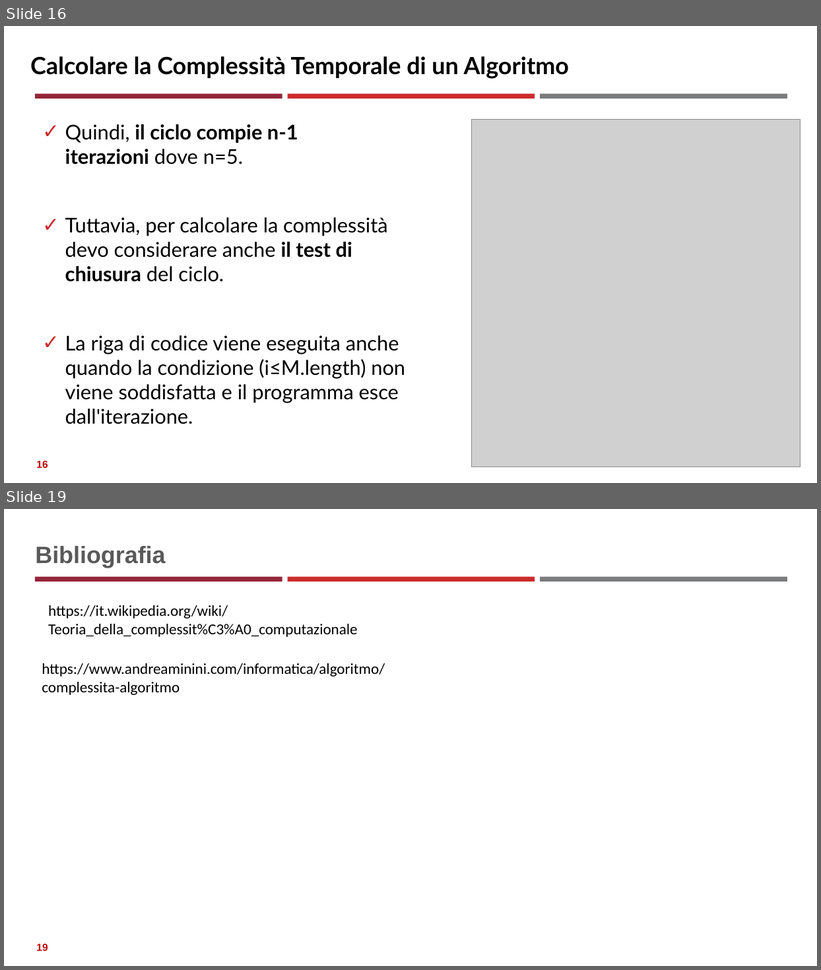
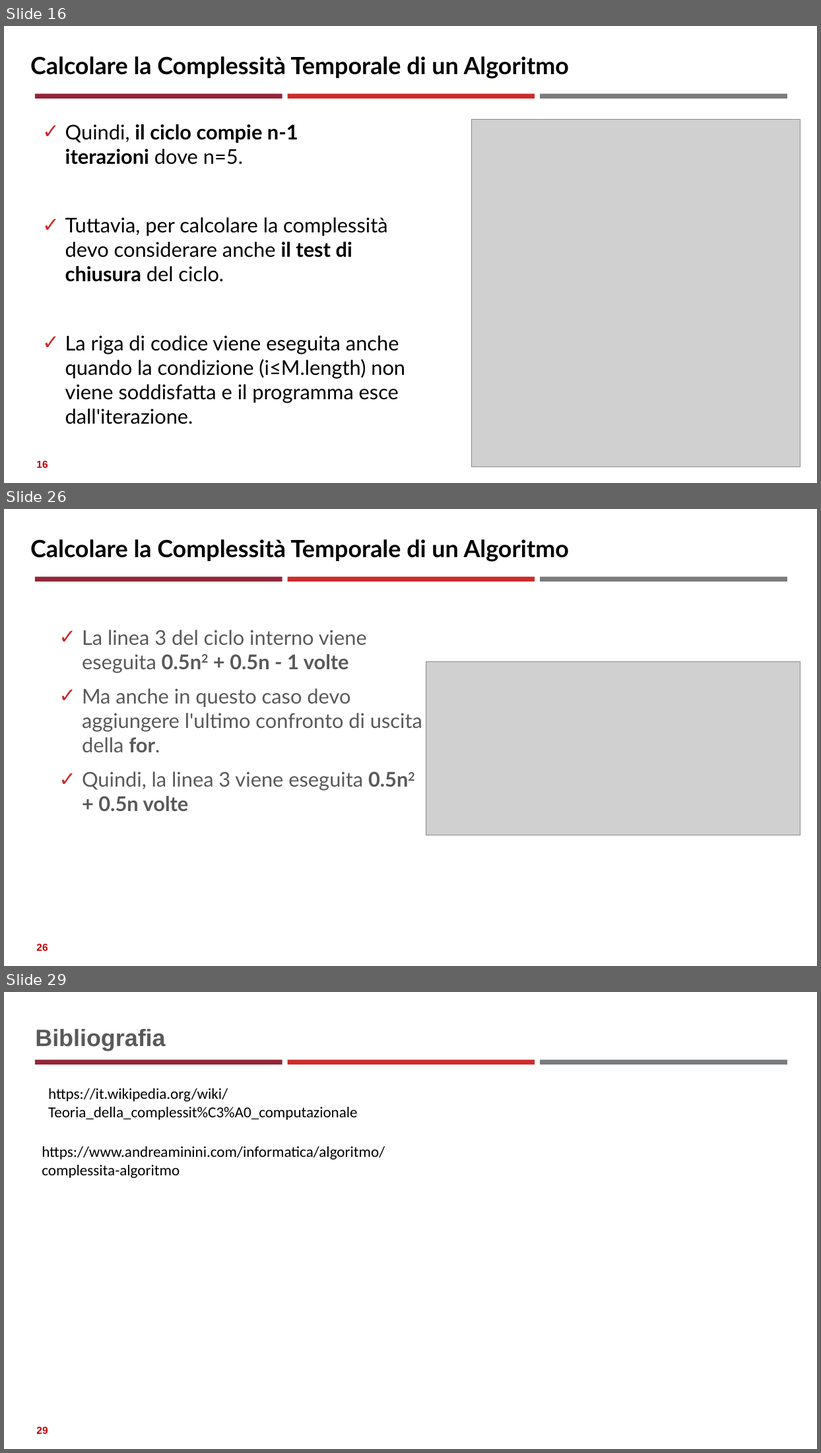
Before and after one commit to neural1977/data_science_interview_material, a slide deck: Assicurazioni/Complessità di algoritmi e problemi_ita.pptx. Shown one above the other, each under a label of ours: slides 16 and 19 before the commit, slides 16, 26 and 29 after it; the slides between them are not shown. The pictures are 821x970 and 821x1453 pixels, drawn with LibreOffice and Linux fonts; fonts in the diff are those of the drawing; grey boxes stand for pictures. Boxes give left, top, right and bottom in pixels: in the first picture for what was removed or moved away, otherwise in the second. Text is boxed around its words. In the diff, an @@ line names an element or a change of style, - is before the commit and + after.

```diff
--- a/Assicurazioni/Complessità di algoritmi e problemi_ita.pptx
+++ b/Assicurazioni/Complessità di algoritmi e problemi_ita.pptx
@@ slide 26 added at (4, 509, 817, 966), background #FFFFFF; not listed: 3 template elements that a slide beside it also shows @@
@@ text added at (30, 539, 570, 562), 28 pt, text #000000, bold @@
+Calcolare la Complessità Temporale di un Algoritmo
@@ text added at (82, 630, 422, 811), 24 pt, text #595959 @@
+✓ La linea 3 del ciclo interno viene eseguita 0.5n2 + 0.5n - 1 volte
+✓ Ma anche in questo caso devo aggiungere l'ultimo confronto di uscita della for.
+✓ Quindi, la linea 3 viene eseguita 0.5n2 + 0.5n volte
@@ picture added at (426, 662, 801, 836) @@
@@ page number added at (36, 944, 48, 951), 12 pt, text #C00000, bold @@
+26
@@ what was slide 19 is now slide 29 @@
@@ page number at (36, 1427, 48, 1434): text changed @@
-19
+29
```
Also in this commit, not shown: 1 slide changed, 9 other slides added, 4 other files.
